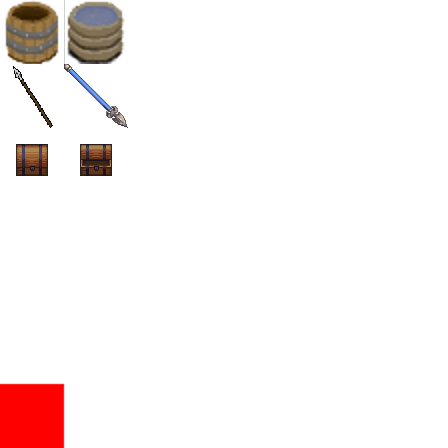
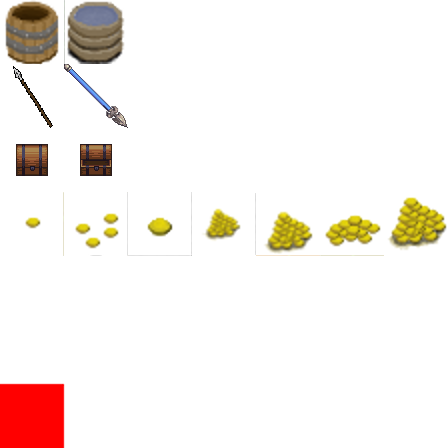
Before/after of a 448x448 layered artwork. What changed in the layer stack:
added layer "Pasted Layer" above "Background" over [left=387, top=197, right=447, bottom=251]
painted on "Background" over [left=24, top=192, right=384, bottom=256]
